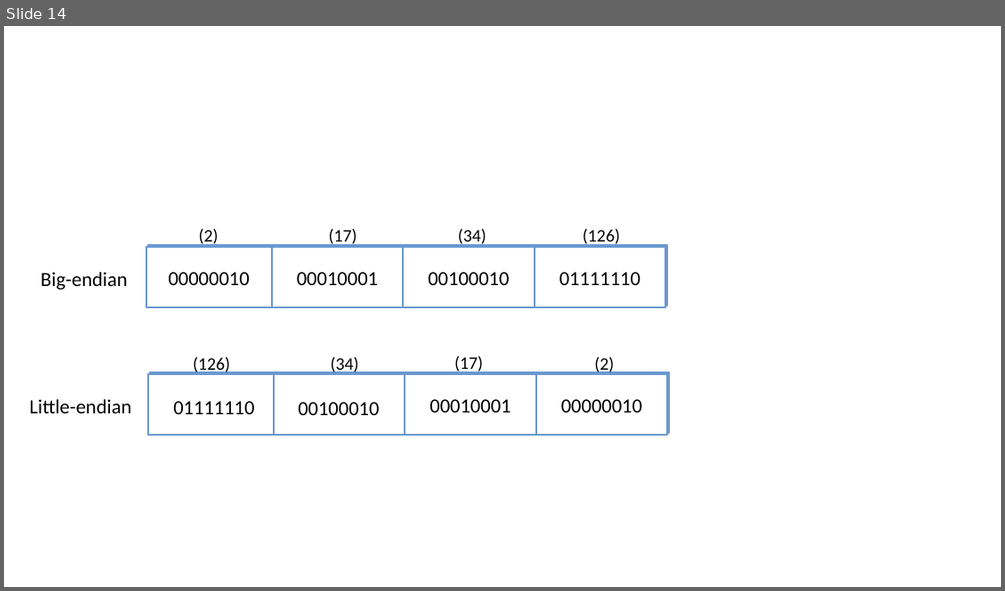
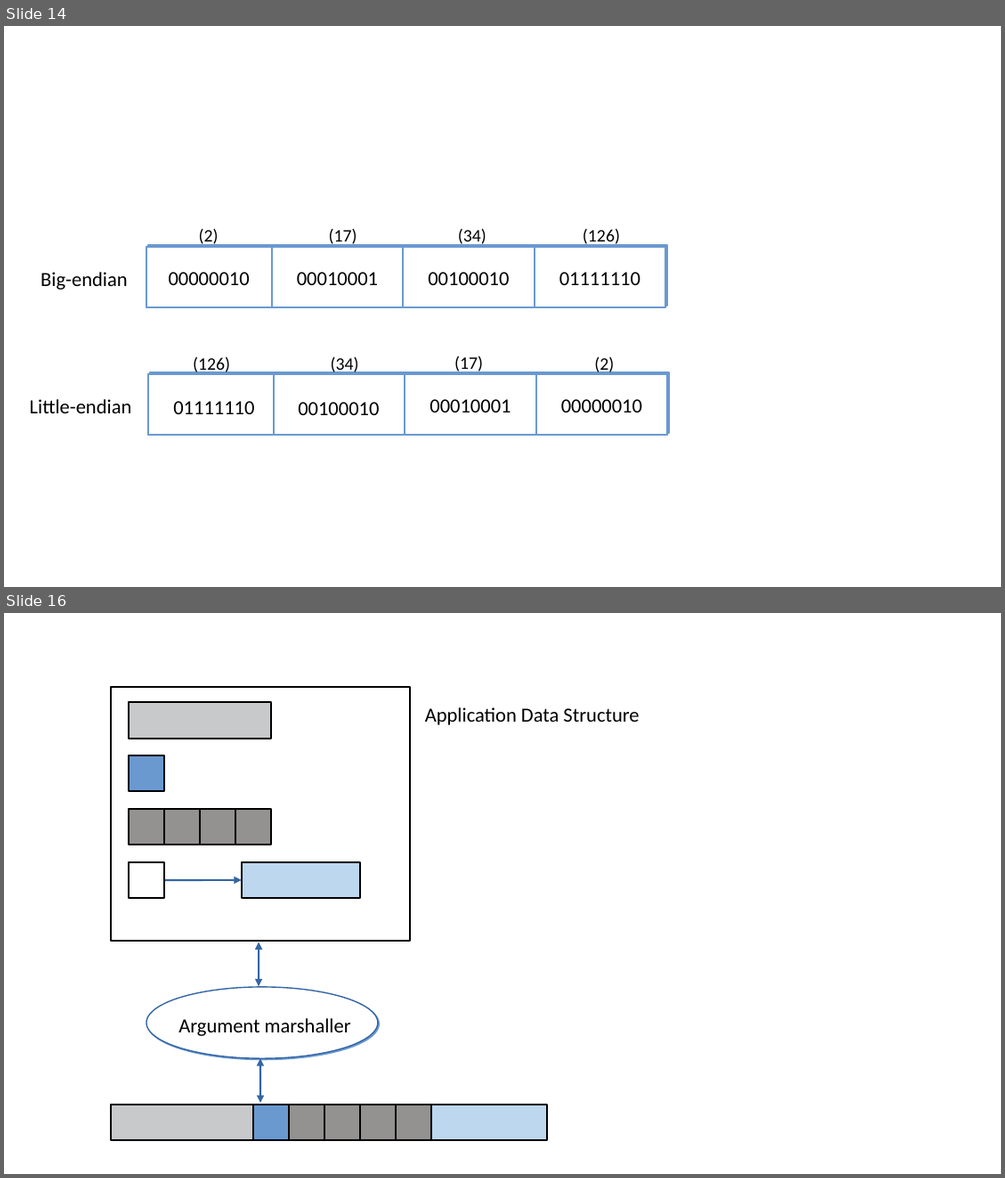
Before and after one commit to SystemsApproach/7E, a slide deck: message/figures/message.odp. Shown one above the other, each under a label of ours: slide 14 before the commit, slides 14 and 16 after it; the slides between them are not shown. The pictures are 1005x591 and 1005x1178 pixels, drawn with LibreOffice and Linux fonts; fonts in the diff are those of the drawing. Boxes give left, top, right and bottom in pixels: in the first picture for what was removed or moved away, otherwise in the second. Text is boxed around its words. In the diff, an @@ line names an element or a change of style, - is before the commit and + after.

```diff
--- a/message/figures/message.odp
+++ b/message/figures/message.odp
@@ slide 16 added at bbox=[4, 613, 1001, 1174], background #FFFFFF @@
@@ rectangle added at bbox=[111, 686, 410, 941], fill #FFFFFF, outline #000000 1.45 pt @@
@@ rectangle added at bbox=[129, 703, 271, 738], fill #C8C9CA, outline #000000 1.45 pt @@
@@ text added at bbox=[425, 707, 639, 725], 16 pt, text #000000 @@
+Application Data Structure
@@ rectangle added at bbox=[129, 755, 164, 791], fill #6A99D0, outline #000000 1.45 pt @@
@@ rectangle added at bbox=[129, 809, 164, 844], fill #949191, outline #000000 1.45 pt @@
@@ rectangle added at bbox=[164, 809, 200, 844], fill #949191, outline #000000 1.45 pt @@
@@ rectangle added at bbox=[201, 809, 235, 844], fill #949191, outline #000000 1.45 pt @@
@@ rectangle added at bbox=[235, 809, 271, 844], fill #949191, outline #000000 1.45 pt @@
@@ rectangle added at bbox=[129, 861, 164, 898], fill #FFFFFF, outline #000000 1.45 pt @@
@@ rectangle added at bbox=[242, 863, 360, 899], fill #BDD7EE, outline #000000 1.45 pt @@
@@ arrow added from (164, 880) to (242, 880), #3465A4 1.45 pt @@
@@ double arrow added from (259, 942) to (259, 987), #3465A4 1.45 pt @@
@@ ellipse added at bbox=[146, 987, 378, 1058], fill #FFFFFF, outline #3465A4 0.99 pt @@
@@ text added at bbox=[178, 1018, 351, 1036], 16 pt, text #000000 @@
+Argument marshaller
@@ double arrow added from (260, 1058) to (260, 1103), #3465A4 1.45 pt @@
@@ rectangle added at bbox=[111, 1104, 252, 1141], fill #C8C9CA, outline #000000 1.45 pt @@
@@ rectangle added at bbox=[254, 1104, 289, 1141], fill #6A99D0, outline #000000 1.45 pt @@
@@ rectangle added at bbox=[289, 1104, 324, 1141], fill #949191, outline #000000 1.45 pt @@
@@ rectangle added at bbox=[324, 1104, 359, 1141], fill #949191, outline #000000 1.45 pt @@
@@ rectangle added at bbox=[360, 1104, 396, 1141], fill #949191, outline #000000 1.45 pt @@
@@ rectangle added at bbox=[396, 1104, 431, 1141], fill #949191, outline #000000 1.45 pt @@
@@ rectangle added at bbox=[429, 1104, 548, 1141], fill #BDD7EE, outline #000000 1.45 pt @@
```
Also in this commit, not shown: 1 other slide added, 10 other files.
